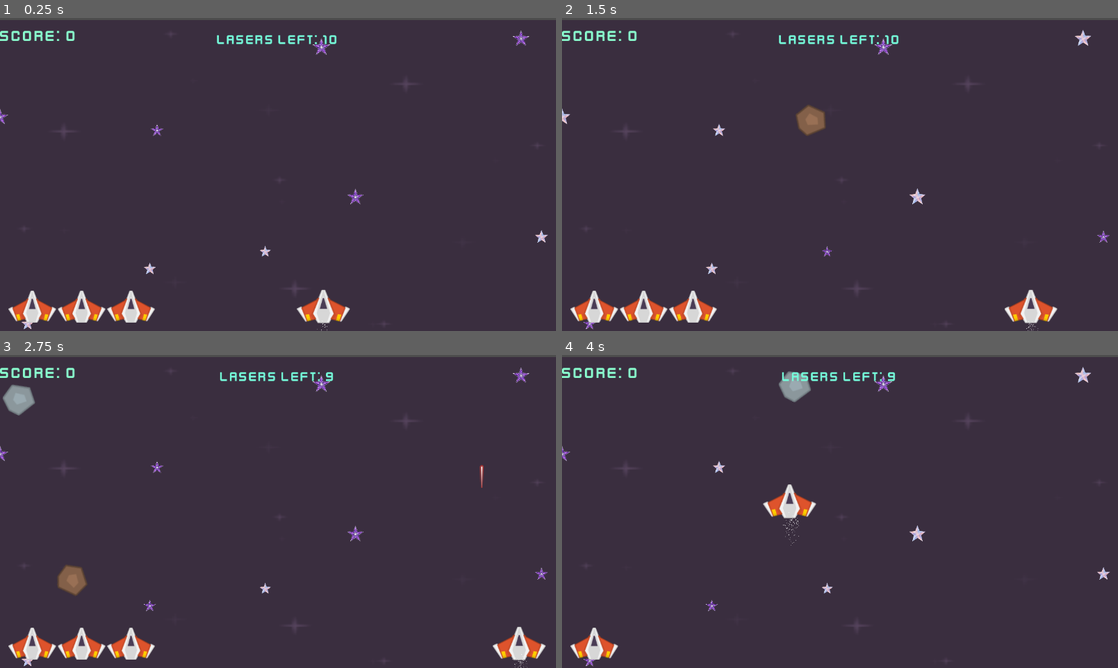
Above: before the commit, frames 1-4 (two rows, left to right).
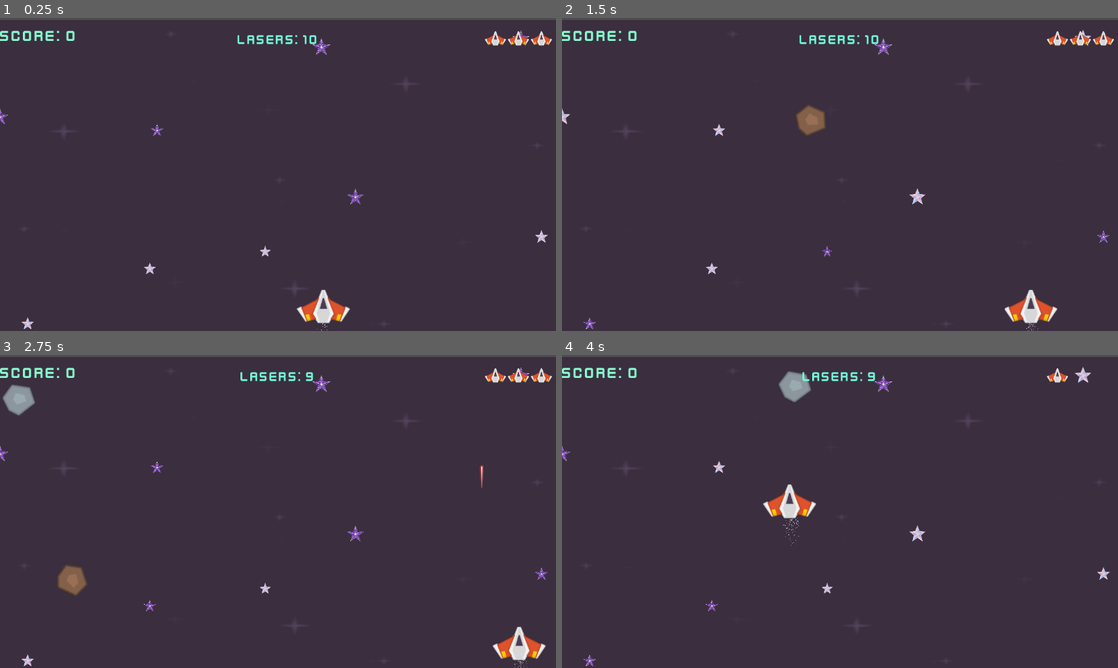
Above: after the commit, the same moments.

Repository: nonakarim/godot-space-shooter
Game: Godot game, scene res://Scenes/level.tscn
Same seed, same stepped clock (60 frames per second), same inputs: the game is played once before the commit and once after it.
Inputs:
- Up to frame 1 (0.25 s): no input
- Up to frame 2 (1.5 s): hold Right (KeyRight) 0.53-1.28 s; tap O (Original) at 0.6 s; hold Down (KeyDown) from 1.28 s (still down); tap R (Replay) at 1.35 s
- Up to frame 3 (2.75 s): release Down (KeyDown) at 2.03 s; hold Right (KeyRight) from 2.03 s (still down); tap Space (Shoot) at 2.1 s
- Up to frame 4 (4 s): release Right (KeyRight) at 2.78 s; hold Up (KeyUp) 2.78-3.53 s; tap O (Original) at 2.85 s; hold Left (KeyLeft) from 3.53 s (still down); tap R (Replay) at 3.6 s

The runs differ from the first frame. In frame 1, 2.1% of the frame differs, in the area x 1-100%, y 4-98%; in frame 2, 2.1%; in frame 3, 2.1%; in frame 4, 0.9%.

Commit message:
Update lives size and place

Diff:
--- a/Scenes/ui.tscn
+++ b/Scenes/ui.tscn
@@ -20,17 +20,23 @@
 text = "Score: 0"
 
 [node name="MarginContainer2" type="MarginContainer" parent="."]
-anchors_preset = 2
-anchor_top = 1.0
-anchor_bottom = 1.0
-offset_top = -75.0
-offset_right = 228.0
+anchors_preset = -1
+anchor_left = 0.85700005
+anchor_top = 0.028
+anchor_right = 0.989
+anchor_bottom = 0.132
+offset_left = 0.039916992
+offset_top = -0.15999985
+offset_right = 11.079956
+offset_bottom = -0.040000916
 grow_vertical = 0
+size_flags_horizontal = 8
 theme_override_constants/margin_left = 20
 theme_override_constants/margin_bottom = 20
 
 [node name="HBoxContainer" type="HBoxContainer" parent="MarginContainer2"]
 layout_mode = 2
+size_flags_horizontal = 0
 
 [node name="MarginContainer3" type="MarginContainer" parent="."]
 anchors_preset = 5
@@ -47,4 +53,4 @@
 theme_override_colors/font_color = Color(0.45936406, 0.99075645, 0.85882634, 1)
 theme_override_fonts/font = ExtResource("1_qdvrb")
 theme_override_font_sizes/font_size = 32
-text = "Lasers left: "
+text = "Lasers: "
--- a/Scripts/ui.gd
+++ b/Scripts/ui.gd
@@ -1,6 +1,7 @@
 extends CanvasLayer
 
 static var image = load("res://Graphics/PNG/playerShip2_orange.png")
+
 
 func set_health(amount):
 	#Remove all children
@@ -11,12 +12,19 @@
 	for i in amount:
 		var texRect = TextureRect.new()
 		texRect.texture = image
+		texRect.custom_minimum_size = Vector2(50, 50)
+
+		texRect.size_flags_horizontal = Control.SIZE_SHRINK_CENTER
+		texRect.size_flags_vertical = Control.SIZE_SHRINK_CENTER
+
+		texRect.expand_mode = TextureRect.EXPAND_IGNORE_SIZE
+
+		texRect.stretch_mode = TextureRect.STRETCH_KEEP_ASPECT_CENTERED
 
 		$MarginContainer2/HBoxContainer.add_child(texRect)
-		texRect.stretch_mode = TextureRect.STRETCH_KEEP
 
 func set_score(score):
 	$MarginContainer/Label.text = "Score: " + str(score)
 
 func set_laser_count(laser):
-	$MarginContainer3/Label.text = "Lasers left: " + str(laser)
+	$MarginContainer3/Label.text = "Lasers: " + str(laser)
